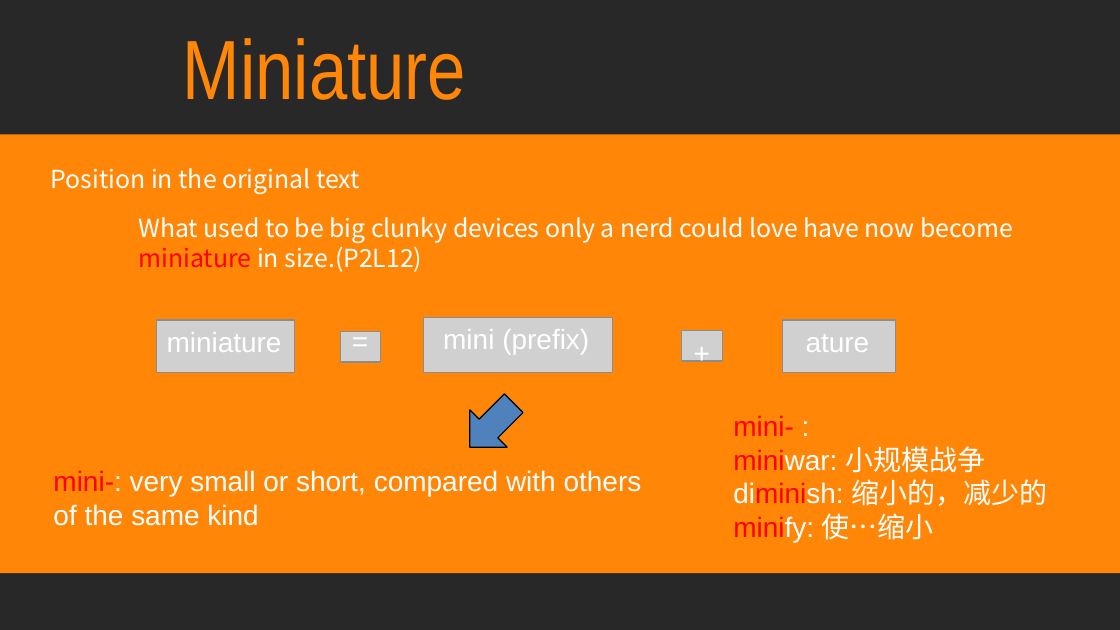
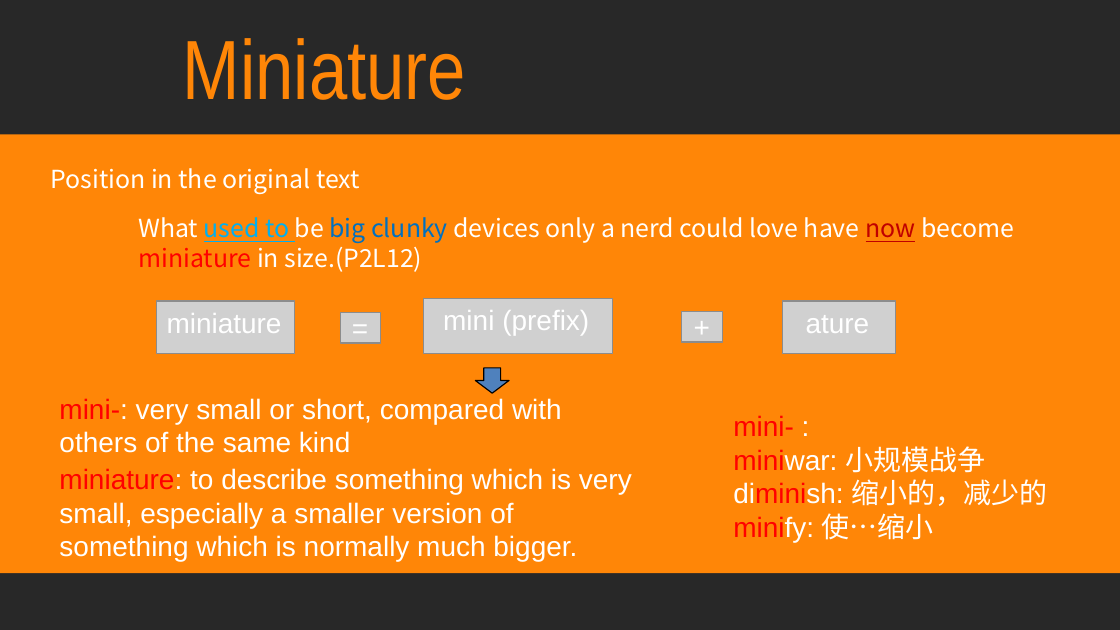
Before and after one commit to jxwb088047/Chapter_8_English, a slide deck: slide 7 of 林广和.pptx. Drawn at 1120x630 pixels with LibreOffice and Linux fonts; fonts in the diff are those of the drawing; grey boxes stand for pictures. Boxes give left, top, right and bottom in pixels: in the first picture for what was removed or moved away, otherwise in the second. Text is boxed around its words. In the diff, an @@ line names an element or a change of style, - is before the commit and + after.

```diff
--- a/林广和.pptx
+++ b/林广和.pptx
@@ text "What used to be big ..." at (139, 217, 1014, 272): text colour #FFFFFF to #00B0F0 in "used to"; text colour #FFFFFF to #0070C0 in "big clunky"; text colour #FFFFFF to #C00000 in "now"; underline on in "used to now" @@
@@ 5 pictures, 3 texts: place and size @@
-5 pictures, 3 texts at (157, 318, 895, 373)
+5 pictures, 3 texts at (157, 299, 895, 354)
@@ text "=": place and size @@
-text "=" at (339, 318, 381, 363)
+text "=" at (339, 305, 381, 349)
@@ text "+": place and size @@
-text "+" at (681, 329, 722, 374)
+text "+" at (681, 305, 722, 349)
@@ text "mini-: very small or short, ..." rewrapped from (53, 470, 642, 526) to (59, 398, 562, 453) @@
@@ down arrow at (475, 367, 508, 393): rotation 45 to 0 degrees @@
@@ text added at (59, 468, 632, 561), 18 pt, text #FFFFFF @@
+miniature: to describe something which is very small, especially a smaller version of something which is normally much bigger.
```
Also in this commit, not shown: 2 other slides changed, 1 other file.
